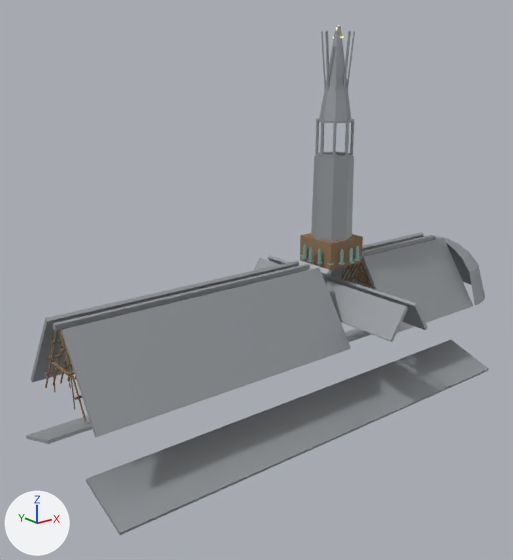
The glTF model assets/maps/notre_dame/glb/06_roof_fleche.glb, before and after one commit.
Camera for both pictures: a 50 mm lens placed at (-99.6, -112.5, 89.8), pointed at (-6.4, 4.0, 43.2). Arrows for +X, +Y and +Z are at lower left; the lights stay in place. The first picture is the older version. Objects named as collision shapes, trigger or cutter boxes, shadow casters or lower levels of detail are left out. Vertices at exactly the same position are counted once.

Objects in the first picture: 'roof_fleche_lead', 'roof_fleche_lead_nocol', 'roof_fleche_oak', 'roof_fleche_oak_nocol' and 1 more.
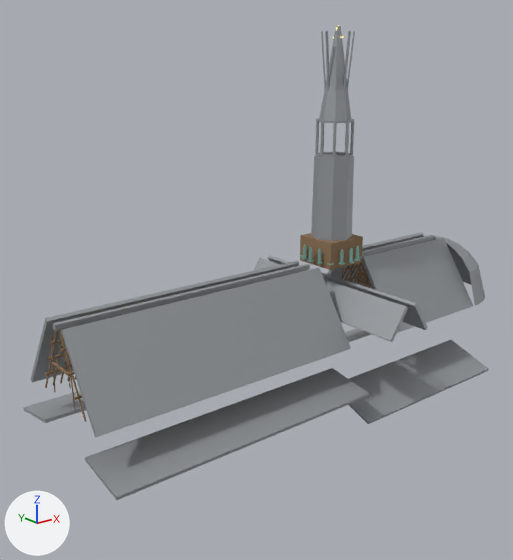
The change, as a diff of the scene's bpy script:
```diff
--- a/assets/maps/notre_dame/glb/06_roof_fleche.glb.py
+++ b/assets/maps/notre_dame/glb/06_roof_fleche.glb.py
@@ me_roof_fleche_lead_mesh @@
 # used by ob_roof_fleche_lead; location = (0.0, 0.0, 0.0)
-me_roof_fleche_lead_mesh.from_pydata(...)  # 471 vertices, 768 faces; spans x -54.8..63.8, y -24.0..24.0, z 14.1..96.0
+me_roof_fleche_lead_mesh.from_pydata(...)  # 487 vertices, 792 faces; spans x -54.8..63.8, y -24.0..24.0, z 14.1..96.0
+# me_roof_fleche_lead_mesh part 1
+# 8 vertices are removed from x -54.8, y -20.3..20.3, z 14.1..18.9
+# 20 faces are deleted
+# 8 vertices are added at x -54.8, y -20.0..20.0, z 20.7..23.3
+# 8 new vertices lie (-44.0, 0.0, 0.0) away from vertices in x 49.2, y -20.3..20.3, z 14.1..18.9
+# 8 new vertices lie (60.0, 0.0, 0.0) away from vertices in x -54.8, y -20.0..20.0, z 20.7..23.3
+# 44 new faces join them
 me_roof_fleche_lead_mesh.materials.append(mat_ndlead)
```

What differs and where, as boxes [x1, y1, x2, y2] in the pictures (513 x 560 px):
'roof_fleche_lead', reshaped (7% shorter): before [26, 26, 489, 535]; after [23, 26, 489, 500]
part 1 of me_roof_fleche_lead_mesh, reshaped: before [26, 328, 489, 535]; after [23, 328, 489, 500]
